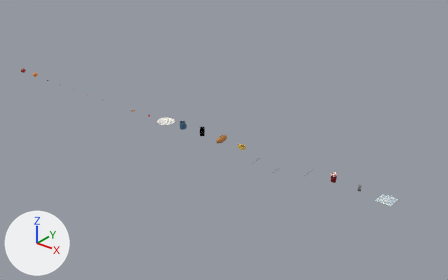
Renders of the glTF model kmotion/giant/assets/props.glb from each side of a commit.
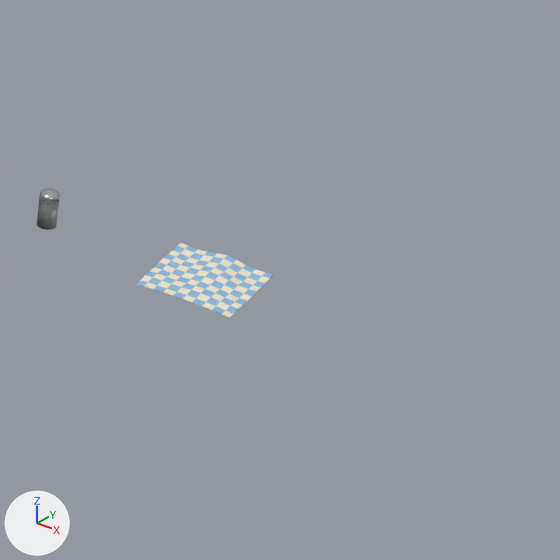
The first picture shows the older version from a camera (50 mm lens) standing at (375.5, -239.8, 150.4) and looking at (174.8, 11.2, -5.1). The close-ups show the older and then the newer version on the part from 78% to 100% of the width and 54% to 89% of the height of that picture. Only the edits that show in the close-ups are written down. The lights are fixed; the arrows at lower left show +X, +Y and +Z. Where no turn or scale is listed for an object, it has been applied to the vertices.

The first close-up shows 'napkin', 'shaker'.
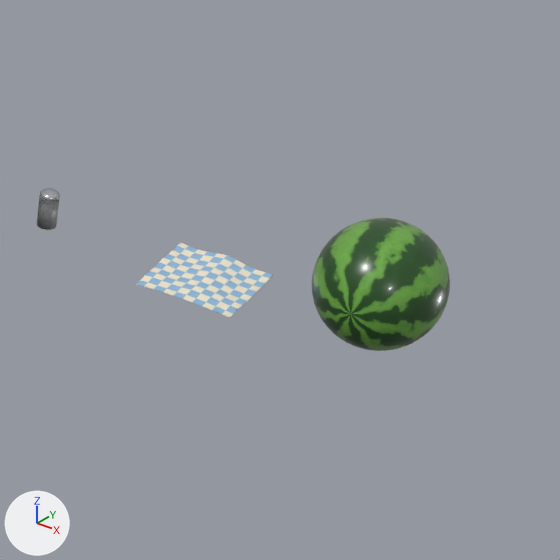
What the commit changed:
Picture 'watermelon_normal' (img_watermelon_normal) is new.
Picture 'watermelon_color' (img_watermelon_color) is new.
Picture 'watermelon_rough' (img_watermelon_rough) is new.
Material 'watermelon' (mat_watermelon) is new.
Uses the picture img_watermelon_color.
Uses the picture img_watermelon_normal.
Uses the picture img_watermelon_rough.
Mesh me_sphere_018 is new.
It has 1298 vertices, 2592 faces and spans x -5.0..5.0, y -5.6..5.6, z 0.0..10.0.
It uses material mat_watermelon.
Object 'watermelon' (ob_watermelon) is new; it shows me_sphere_018.
Its location is (294.0, 0.0, 0.0).

Boxes (x1, y1, x2, y2) around the edits, measured in the close-ups (560 x 560 px):
'watermelon', added (green): after (312, 218, 450, 351)
